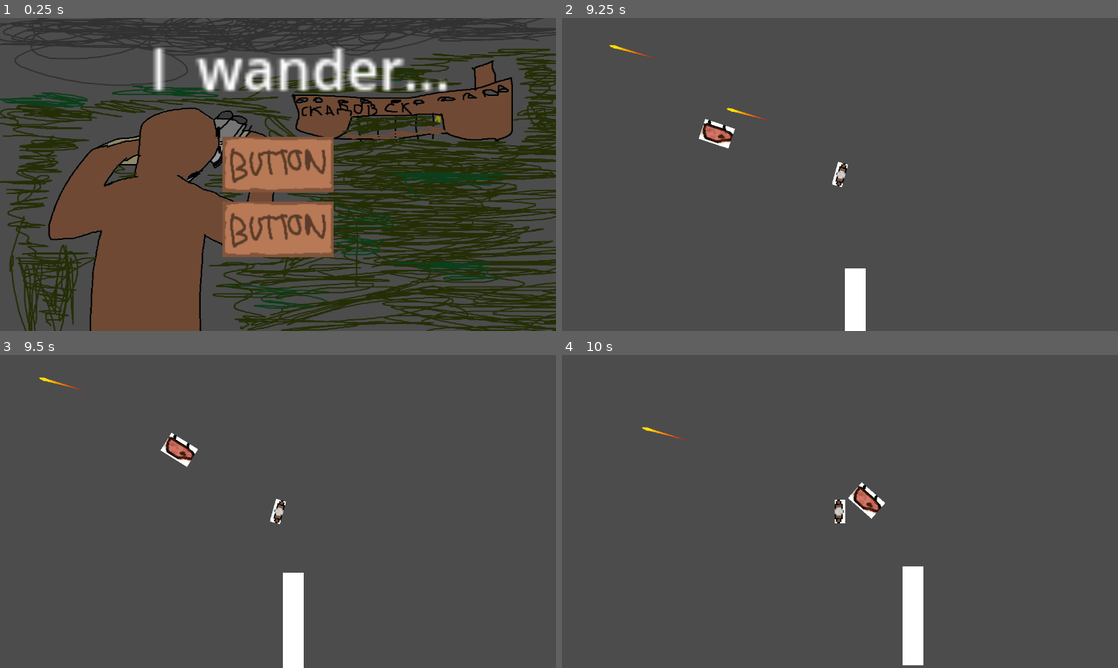
Above: before the commit, frames 1-4 (two rows, left to right).
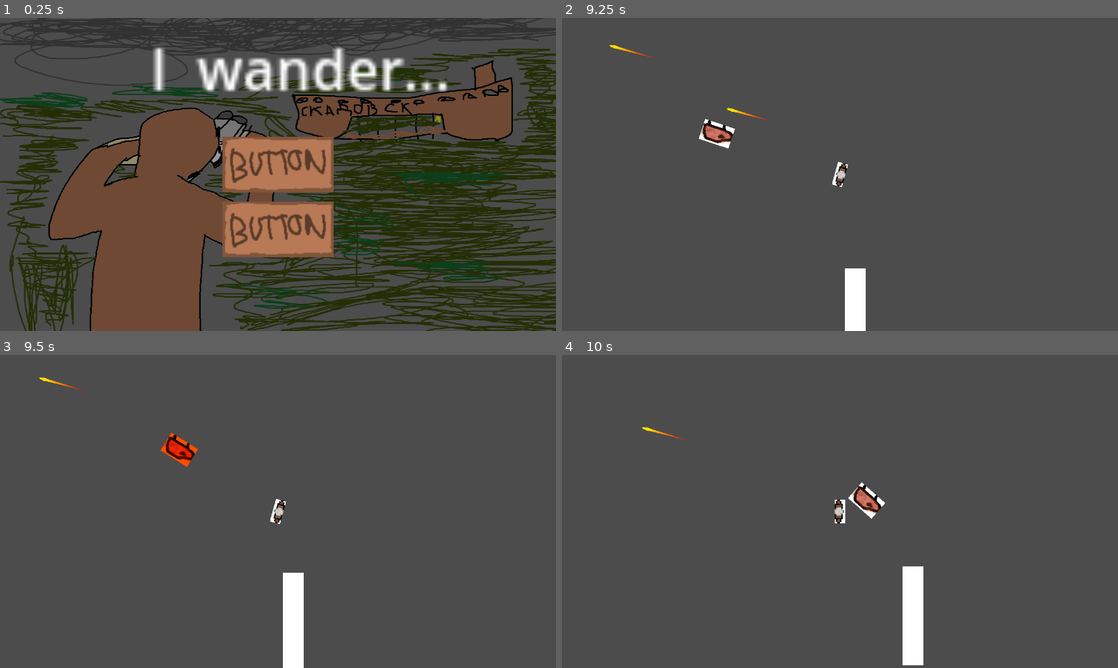
Above: after the commit, the same moments.

Repository: aleziz01/StalkerGame
Game: Godot game, scene res://scenes/main_menu.tscn
Two runs of this game, one before a commit and one after it. Both use one fixed random seed, a clock stepped at 60 frames per second and the inputs below.
Inputs (mouse positions are in pixels of both pictures, inside the frame that each line leads up to):
- Up to frame 1 (0.25 s): no input
- Up to frame 2 (9.25 s): click (840, 165) at 0.5 s; tap Enter at 1.25 s; move the mouse to (812, 237) at 1.27 s; press the mouse at (812, 237) at 1.28 s; hold W (up) 1.28-2.78 s; move the mouse to (1006, 221) at 2.02 s; release the mouse at (1006, 221) at 2.03 s; click (1006, 221) at 2.1 s; move the mouse to (673, 127) at 2.77 s; press the mouse at (673, 127) at 2.78 s; hold A (left) 2.78-4.28 s; move the mouse to (867, 174) at 3.52 s; release the mouse at (867, 174) at 3.53 s; click (867, 174) at 3.6 s; move the mouse to (756, 96) at 4.27 s; press the mouse at (756, 96) at 4.28 s; hold S (down) 4.28-5.03 s; move the mouse to (962, 158) at 5.02 s; release the mouse at (962, 158) at 5.03 s; hold D (right) 5.03-5.78 s; click (962, 158) at 5.1 s; move the mouse to (728, 190) at 5.77 s; press the mouse at (728, 190) at 5.78 s; hold W (up) 5.78-6.53 s; move the mouse to (895, 105) at 6.52 s; release the mouse at (895, 105) at 6.53 s; hold D (right) 6.53-8.78 s; click (895, 105) at 6.6 s; move the mouse to (812, 237) at 7.27 s; press the mouse at (812, 237) at 7.28 s; move the mouse to (1006, 221) at 8.02 s; release the mouse at (1006, 221) at 8.03 s; click (1006, 221) at 8.1 s; move the mouse to (673, 127) at 8.77 s; press the mouse at (673, 127) at 8.78 s; hold S (down) from 8.78 s (still down)
- Up to frame 3 (9.5 s): keep holding S (down)
- Up to frame 4 (10 s): move the mouse to (867, 511) at 9.52 s; release S (down) at 9.53 s; release the mouse at (867, 511) at 9.53 s; hold A (left) from 9.53 s (still down); click (867, 511) at 9.6 s

Frames 1-2 are identical in both runs. In frame 3, 0.3% of the frame differs, in the area x 28-36%, y 24-36%; in frame 4, nothing differs.

Commit message:
added a damage animation to the mutant

Diff:
--- a/scripts/mutant.gd
+++ b/scripts/mutant.gd
@@ -46,11 +46,21 @@
 
 func updateHP(hpAmount):
 	hp+=hpAmount
+	if hpAmount<0:
+		damageAnim()
 	if hp<=0:
 		die()
+
+func damageAnim():
+	modulate=Color(1.137, 0.317, 0.0, 1.0) #change this color to accomodate to the sprites
+	await get_tree().create_timer(0.1).timeout
+	modulate=Color(1.0, 1.0, 1.0, 1.0)
 
 func die():
 	#play death animation
 	for i in get_children():
 		if i!=get_child(0):
 			i.queue_free()
+	target=null
+	direction=Vector2.ZERO
+	speed=0
